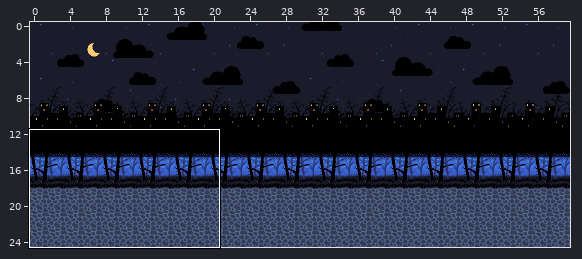
Tiled map: assets/tilemap.tmx. Above, an overview of the earlier version with the close-up marked.
Close-up. The starting point:
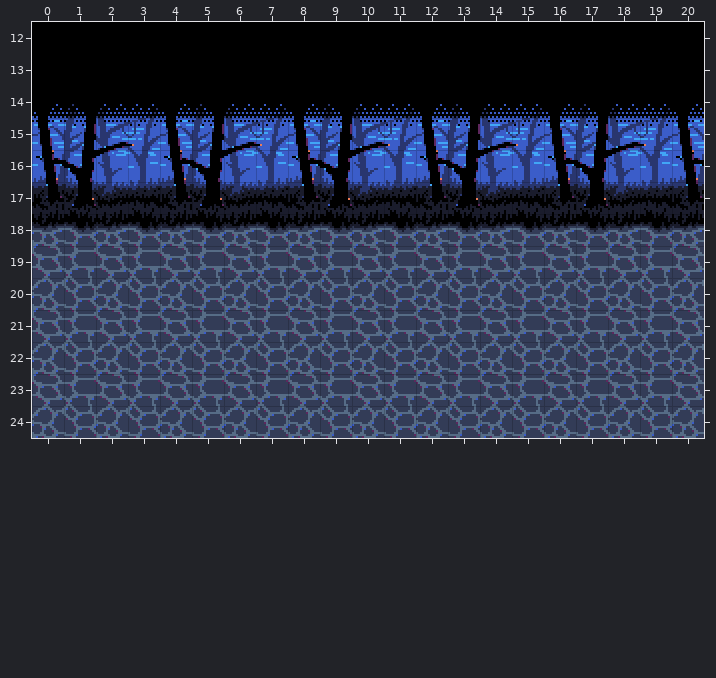
Cells are 16x16 px. Shown: x 0..20, y 12..24. The commit also changed other parts of the map, which this record leaves out. The old version is drawn lined up with the new one.
The same view after the edit:
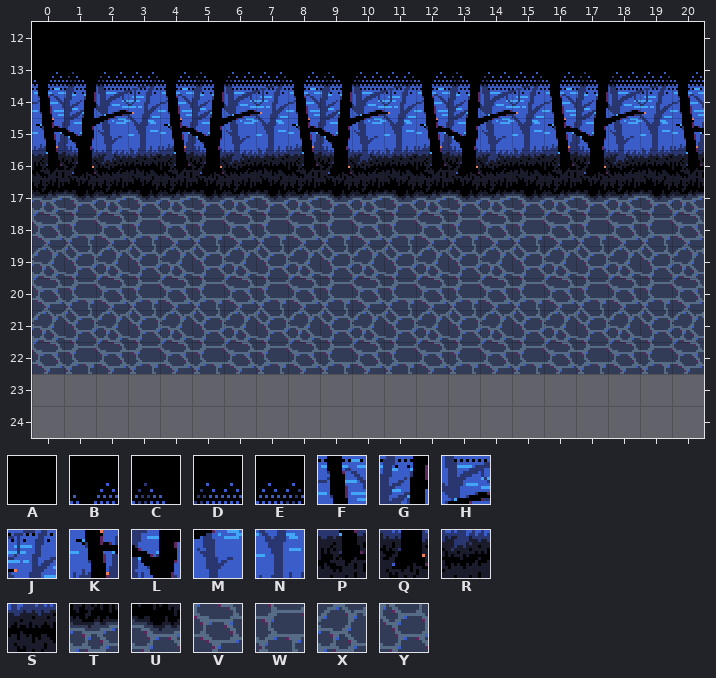
Key: from "Sombervale": A 29, B 182, C 183, D 184, E 185, F 196, G 197, H 198, J 199, K 210, L 211, M 212, N 213, P 224, Q 225, R 226, S 227, T 238, U 239, V 252, W 253, X 266, Y 267.
_ is an empty cell, # one hidden under a higher layer, . an unchanged one.
From old to new:
map size 60x25 -> 60x23 cells
--- layer "Sky"
@@ x 0..20 @@
-23 #####################
-24 #####################
+23 _____________________
+24 _____________________
--- layer "Treeline"
@@ x 0..20 @@
-13 AAAAAAAAAAAAAAAAAAAAA
-14 BCDEBCDEBCDEBCDEBCDEB
-15 FGHJFGHJFGHJFGHJFGHJF
-16 KLMNKLMNKLMNKLMNKLMNK
-17 PQRSPQRSPQRSPQRSPQRSP
-18 TUTUTUTUTUTUTUTUTUTUT
-19 VWVWVWVWVWVWVWVWVWVWV
-20 XYXYXYXYXYXYXYXYXYXYX
-21 VWVWVWVWVWVWVWVWVWVWV
-22 XYXYXYXYXYXYXYXYXYXYX
-23 VWVWVWVWVWVWVWVWVWVWV
-24 XYXYXYXYXYXYXYXYXYXYX
+13 BCDEBCDEBCDEBCDEBCDEB
+14 FGHJFGHJFGHJFGHJFGHJF
+15 KLMNKLMNKLMNKLMNKLMNK
+16 PQRSPQRSPQRSPQRSPQRSP
+17 TUTUTUTUTUTUTUTUTUTUT
+18 VWVWVWVWVWVWVWVWVWVWV
+19 XYXYXYXYXYXYXYXYXYXYX
+20 VWVWVWVWVWVWVWVWVWVWV
+21 XYXYXYXYXYXYXYXYXYXYX
+22 VWVWVWVWVWVWVWVWVWVWV
+23 _____________________
+24 _____________________
Where, in picture pixels (left, top, right, bottom), the same in both close-ups:
changed: (32, 72, 704, 438)
